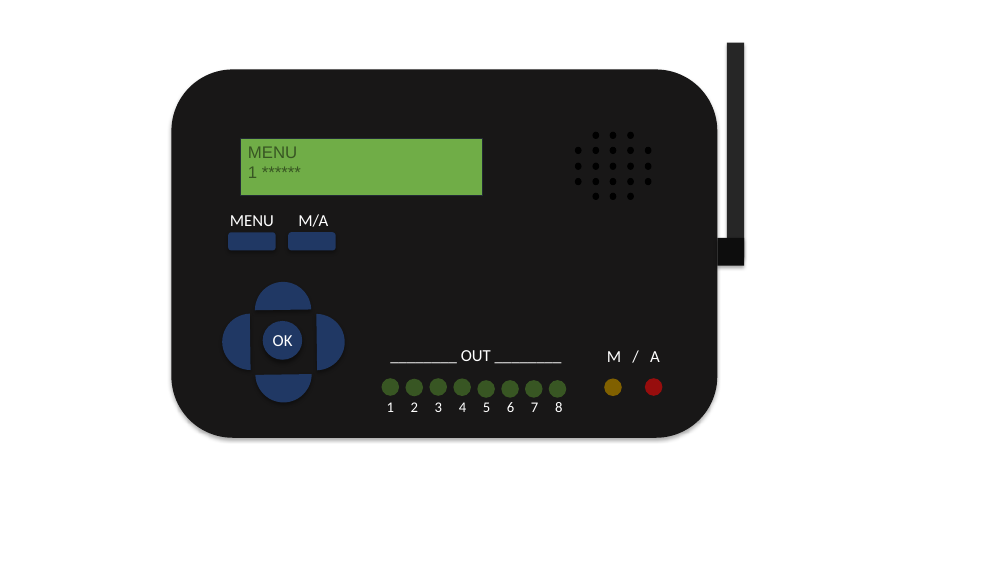
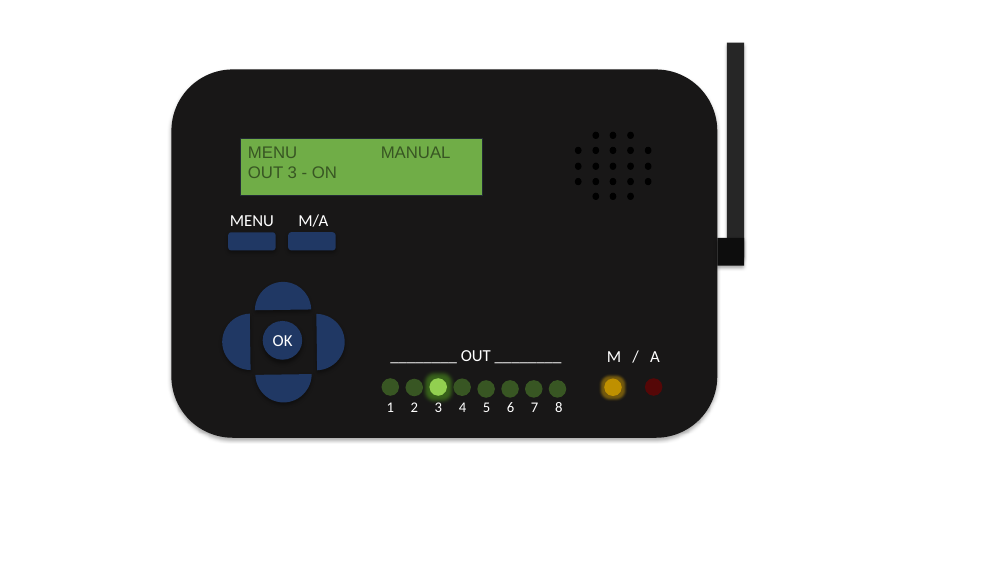
Before and after one commit to jhonalexrl/SensorActuadorInvernadero, a slide deck: slide 1 of CONTROL INV.pptx. Drawn at 1008x567 pixels with LibreOffice and Linux fonts; fonts in the diff are those of the drawing. Boxes give left, top, right and bottom in pixels: in the first picture for what was removed or moved away, otherwise in the second. Text is boxed around its words. In the diff, an @@ line names an element or a change of style, - is before the commit and + after.

```diff
--- a/CONTROL INV.pptx
+++ b/CONTROL INV.pptx
@@ text at bbox=[248, 146, 337, 178]: text changed @@
-MENU
-1 ******
+MENU MANUAL
+OUT 3 - ON
@@ ellipse at bbox=[430, 378, 447, 395]: fill #385723 to #92D050 @@
@@ ellipse at bbox=[604, 379, 622, 396]: fill #806000 to #BF9000 @@
@@ ellipse at bbox=[645, 378, 662, 395]: fill #970D0D to #550707 @@
```
